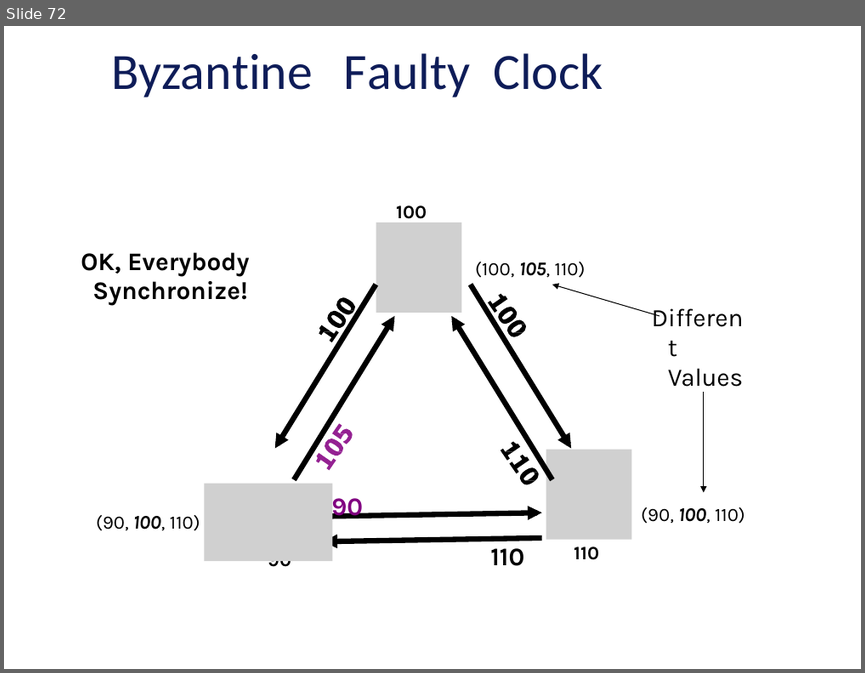
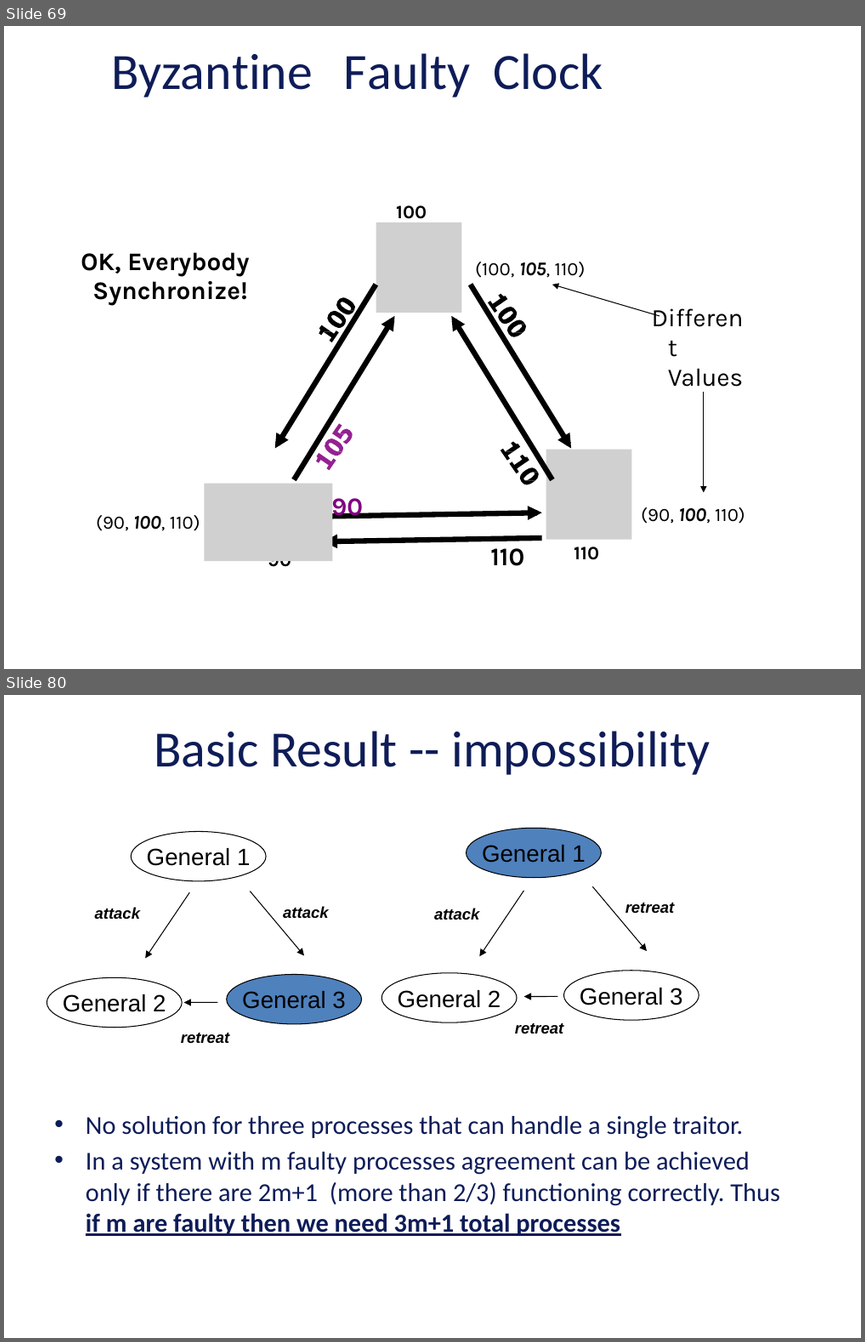
Before and after one commit to vu-resilient-distributed-systems/lectures-fall-2019, a slide deck: Module-5-AvoidingFailures/04_00_SoftwareFaultTolerance.pptx. Shown one above the other, each under a label of ours: slide 72 before the commit, slides 69 and 80 after it; the slides between them are not shown. The pictures are 865x673 and 865x1342 pixels, drawn with LibreOffice and Linux fonts; fonts in the diff are those of the drawing; grey boxes stand for pictures; background and template pictures are left out. Boxes give left, top, right and bottom in pixels: in the first picture for what was removed or moved away, otherwise in the second. Text is boxed around its words. In the diff, an @@ line names an element or a change of style, - is before the commit and + after.

```diff
--- a/Module-5-AvoidingFailures/04_00_SoftwareFaultTolerance.pptx
+++ b/Module-5-AvoidingFailures/04_00_SoftwareFaultTolerance.pptx
@@ slide 80 added at (4,695,861,1338), background picture (left out) @@
@@ title added at (154,731,710,775), 42.7 pt, text #0E1C58 @@
+Basic Result -- impossibility
@@ ellipse added at (131,831,266,881), outline #000000 0.75 pt, 19.8 pt, text #000000 @@
+General 1
@@ ellipse added at (466,828,602,878), fill #4F81BD, outline #000000 0.75 pt, 19.8 pt, text #000000 @@
+General 1
@@ arrow added from (190, 892) to (145, 958), #000000 0.75 pt @@
@@ arrow added from (250, 891) to (304, 955), #000000 0.75 pt @@
@@ arrow added from (524, 891) to (479, 956), #000000 0.75 pt @@
@@ arrow added from (592, 886) to (647, 951), #000000 0.75 pt @@
@@ text added at (95,907,140,919), 13.2 pt, text #000000, bold, italic @@
+attack
@@ text added at (283,906,328,918), 13.2 pt, text #000000, bold, italic @@
+attack
@@ text added at (434,907,479,919), 13.2 pt, text #000000, bold, italic @@
+attack
@@ text added at (625,902,675,913), 13.2 pt, text #000000, bold, italic @@
+retreat
@@ ellipse added at (227,975,362,1024), fill #4F81BD, outline #000000 0.75 pt, 19.8 pt, text #000000 @@
+General 3
@@ ellipse added at (382,973,517,1022), outline #000000 0.75 pt, 19.8 pt, text #000000 @@
+General 2
@@ ellipse added at (563,970,698,1020), outline #000000 0.75 pt, 19.8 pt, text #000000 @@
+General 3
@@ ellipse added at (46,978,182,1027), outline #000000 0.75 pt, 19.8 pt, text #000000 @@
+General 2
@@ arrow added from (557, 997) to (524, 997), #000000 0.75 pt @@
@@ arrow added from (217, 1003) to (184, 1003), #000000 0.75 pt @@
@@ text added at (515,1023,564,1033), 13.2 pt, text #000000, bold, italic @@
+retreat
@@ text added at (181,1032,230,1043), 13.2 pt, text #000000, bold, italic @@
+retreat
@@ text added at (86,1116,780,1236), 21.7 pt, text #0E1C58 @@
+• No solution for three processes that can handle a single traitor.
+• In a system with m faulty processes agreement can be achieved only if there are 2m+1 (more than 2/3) functioning correctly. Thus if m are faulty then we need 3m+1 total processes
@@ what was slide 72 is now slide 69 @@
```
Also in this commit, not shown: 2 slides changed, 41 other slides added, 3 slides removed, 2 other files.
